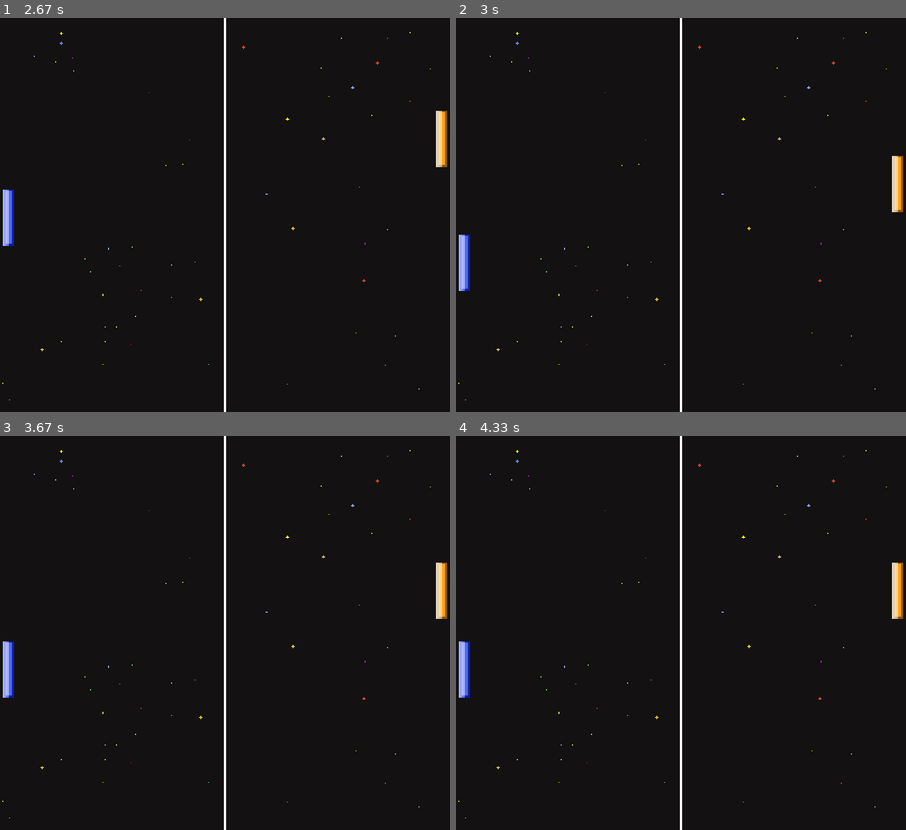
Above: before the commit, frames 1-4 (two rows, left to right).
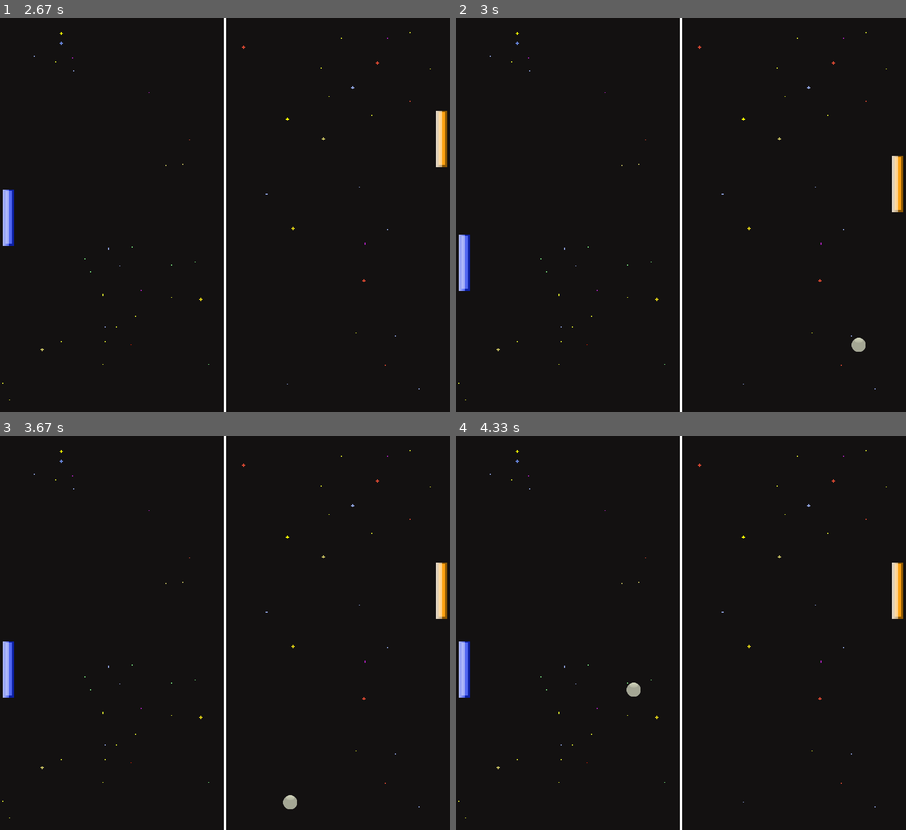
Above: after the commit, the same moments.

Repository: WiktorB2004/Pong-Python_pygame
Game: pygame game, started from main.py
Same seed, same stepped clock (60 frames per second), same inputs: the game is played once before the commit and once after it.
Inputs (mouse positions are in pixels of both pictures, inside the frame that each line leads up to):
- Up to frame 1 (2.67 s): click (225, 215) at 0.38 s; hold Up 0.67-1.13 s; hold Down 1.17-1.47 s; hold S 1.17-1.47 s; hold Up 1.5-1.87 s; hold W 1.5-1.87 s; hold Down 1.9-2.27 s; hold S 1.9-2.27 s; hold Up 2.3-2.6 s; hold W 2.3-2.6 s; hold Down from 2.63 s (still down); hold S from 2.63 s (still down)
- Up to frame 2 (3 s): release Down at 2.93 s; release S at 2.93 s; hold Up from 2.97 s (still down); hold W from 2.97 s (still down)
- Up to frame 3 (3.67 s): release Up at 3.33 s; release W at 3.33 s; hold Down from 3.37 s (still down); hold S from 3.37 s (still down)
- Up to frame 4 (4.33 s): release Down at 3.73 s; release S at 3.73 s; hold Up 3.77-4.07 s; hold W 3.77-4.07 s; hold Down from 4.1 s (still down); hold S from 4.1 s (still down)

Frame 1 is identical in both runs. In frame 2, less than 0.1% of the frame differs, in the area x 87-91%, y 81-85%; in frame 3, less than 0.1%; in frame 4, less than 0.1%.

Commit message:
ball collision with paddles and borders

Diff:
--- a/main.py
+++ b/main.py
@@ -21,17 +21,23 @@
 BALL = pygame.transform.scale(pygame.image.load(os.path.join('Assets', 'ball.png')), (25, 25))
 # Classes
 class Paddle():
-    def __init__(self, x, y):
+    def __init__(self, x, y, img):
         self.x = x
         self.y = y
         self.lives = 3
+        self.img = img
+
+    def get_width(self):
+        return self.img.get_width()
+
+    def get_height(self):
+        return self.img.get_height()
 
     def draw(self, win, paddle):
         win.blit(paddle, (self.x, self.y))
 
     def move(self, vel):
         self.y += vel
-
 class Ball():
     MAX_VEL = 5
     def __init__(self, x, y):
@@ -62,13 +68,40 @@
     if pressed_keys[pygame.K_DOWN] and yellow_paddle.y + YELLOW_PADDLE.get_height() + paddle_vel < HEIGHT: # DOWN
         yellow_paddle.move(paddle_vel)
 
+def handle_collision(ball, left_paddle, right_paddle):
+    if ball.y >= HEIGHT:
+        ball.y_vel *= -1
+    elif ball.y <= 0:
+        ball.y_vel *= -1
+
+    if ball.x_vel < 0:
+        if ball.y >= left_paddle.y and ball.y <= left_paddle.y + left_paddle.get_height():
+            if ball.x <= left_paddle.x + left_paddle.get_width():
+                ball.x_vel *= -1
+
+                middle_y = left_paddle.y + left_paddle.get_height() // 2
+                difference_in_y = middle_y - ball.y
+                reduction_factor = (left_paddle.get_height() // 2) // ball.MAX_VEL
+                y_vel = difference_in_y // reduction_factor
+                ball.y_vel = -y_vel
+    else:
+        if ball.y >= right_paddle.y and ball.y <= right_paddle.y + right_paddle.get_height():
+            if ball.x >= right_paddle.x - right_paddle.get_width():
+                ball.x_vel *= -1
+
+                middle_y = right_paddle.y + right_paddle.get_height() // 2
+                difference_in_y = middle_y - ball.y
+                reduction_factor = (right_paddle.get_height() // 2) // ball.MAX_VEL
+                y_vel = difference_in_y // reduction_factor
+                ball.y_vel = -y_vel
+
 # Main game loop
 def main():
     run = True
     FPS = 60
     clock = pygame.time.Clock()
-    blue_paddle = Paddle(5, HEIGHT//2 - BLUE_PADDLE.get_height()//2)
-    yellow_paddle = Paddle(WIDTH - YELLOW_PADDLE.get_width() - 5, HEIGHT//2 - YELLOW_PADDLE.get_height()//2)
+    blue_paddle = Paddle(5, HEIGHT//2 - BLUE_PADDLE.get_height()//2, BLUE_PADDLE)
+    yellow_paddle = Paddle(WIDTH - YELLOW_PADDLE.get_width() - 5, HEIGHT//2 - YELLOW_PADDLE.get_height()//2, YELLOW_PADDLE)
     ball = Ball(WIDTH//2 - BALL.get_width()//2, HEIGHT//2 - BALL.get_height()//2)
     def redraw_window(window):
         window.blit(BG, (0, 0))
@@ -87,6 +120,7 @@
         pressed_keys = pygame.key.get_pressed()
 
         handle_paddle_movement(pressed_keys, yellow_paddle, blue_paddle)
+        handle_collision(ball, blue_paddle, yellow_paddle)
         ball.move()
 
 # Main menu
